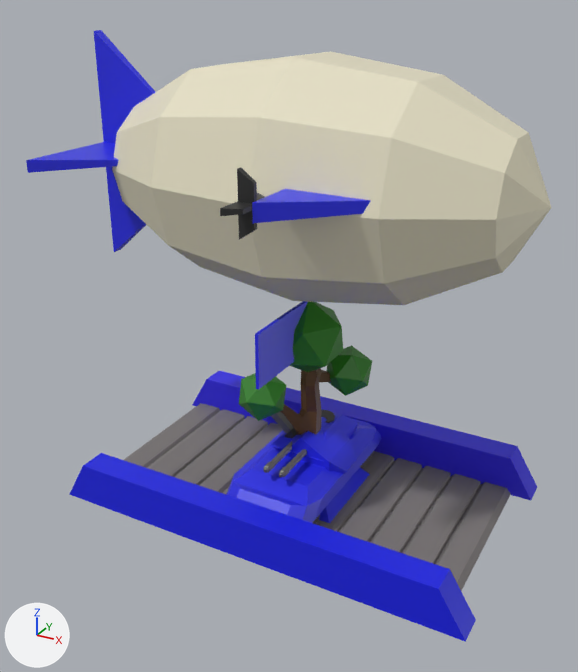
Before and after pictures for a commit that changed the FBX model blender/assets.fbx.
Before and after are seen from a camera (50 mm lens) standing at (0.0616, -0.1199, 0.0925) and looking at (-0.0022, -0.0039, 0.0345). Lighting does not change. The marker at lower left points along +X, +Y and +Z. Where no turn or scale is listed for an object, it has been applied to the vertices.

The scene before the commit, as lines of its bpy script (objects in view):
```python
ob_airship = bpy.data.objects.new('AirShip', me_sphere)
ob_airship.location = (0.0, 0.0, 0.0624)
ob_antiaircraft = bpy.data.objects.new('AntiAircraft', me_cube_001)
ob_antiaircraft.location = (0.0, 0.0, 0.0)
ob_antiaircraft.scale = (0.01, 0.01, 0.01)
ob_tankbody = bpy.data.objects.new('TankBody', me_cube_002)
ob_tankbody.location = (0.0, 0.0, 0.0014)
ob_tankbody.scale = (0.00704, 0.0146, 0.00169)
ob_tankturret = bpy.data.objects.new('TankTurret', me_cube_005)
ob_tankturret.location = (0.0, 0.0043, 0.012)
ob_tankturret.scale = (0.0041, 0.00488, 0.0024)
# also in view: 'AntiAircraftBase' at (0.0, 0.0, 0.003); 'Tree1' at (-0.0006, -0.0002, 0.0206); 'Flag' at (0.0, -0.0065, 0.0218); 'Bridge' at (-0.0004, -0.0005, 0.0038)
```
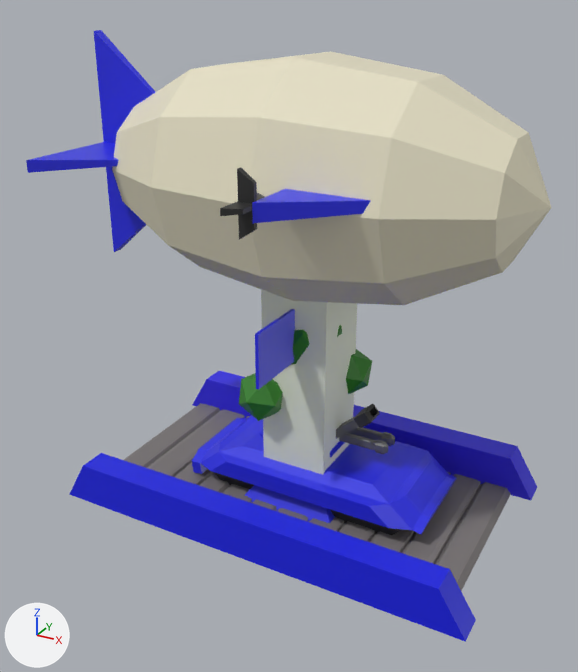
The change, as a list of edits to the scene's bpy script:
```text
Add mat_windows:
    mat_windows = principled_material('Windows')
    mat_windows.base_color = (0.175, 0.527, 0.8)  # blue #74c0e7
    mat_windows.metallic = 0.834
Add mat_towerwalls:
    mat_towerwalls = principled_material('TowerWalls')
    mat_towerwalls.base_color = (0.751, 0.8, 0.661)  # white #e1e7d4
Add me_cube_009:
    me_cube_009.from_pydata(...)  # 20 vertices, 16 faces; spans x -0.0141..0.0141, y -0.0141..0.0141, z -0.0064..0.0524
    # faces by material slot: [7, 5, 4]
    me_cube_009.materials.append(mat_faction)  # blue #282ce7
    me_cube_009.materials.append(mat_towerwalls)  # white #e1e7d4
    me_cube_009.materials.append(mat_windows)  # blue #74c0e7
Change ob_antiaircraft:
    ob_antiaircraft.rotation_euler: (0.0, 0.0, 0.0) -> (0.0, 0.0, -3.142)  # degrees (0, 0, 0) -> degrees (0, 0, -180)
Change ob_tankturret:
    ob_tankturret.location: (0.0, 0.0043, 0.012) -> (-0.0022, 0.0022, 0.0141)
    ob_tankturret.rotation_euler: (0.0, 0.0, 0.0) -> (0.0, 0.0, 1.571)  # degrees (0, 0, 0) -> degrees (0, 0, 90)
    ob_tankturret.scale: (0.0041, 0.00488, 0.0024) -> (0.0041, 0.00488, 0.00453)
Change ob_tankbody:
    ob_tankbody.location: (0.0, 0.0, 0.0014) -> (0.0022, 0.0022, 0.0014)
    ob_tankbody.rotation_euler: (0.0, 0.0, 0.0) -> (0.0, 0.0, 1.571)  # degrees (0, 0, 0) -> degrees (0, 0, 90)
    ob_tankbody.scale: (0.00704, 0.0146, 0.00169) -> (0.00918, 0.0171, 0.00169)
Add ob_tower:
    ob_tower = bpy.data.objects.new('Tower', me_cube_009)
    ob_tower.location = (0.0, 0.0, 0.0086)
```

Location of each change, [x1, y1, x2, y2] in pixels of the pictures (578 x 672 px):
'TankBody', moved, turned, rescaled: before [226, 417, 381, 524]; after [192, 415, 457, 535]
'Tower', added: after [261, 289, 357, 475]
'AntiAircraft', turned: before [271, 412, 356, 475]; after [336, 404, 380, 439]
'TankTurret', moved, turned, rescaled: before [263, 409, 358, 478]; after [259, 427, 395, 458]
'Tree1', unchanged, covered by the edit: before [239, 302, 372, 435]; after [239, 325, 372, 421]
